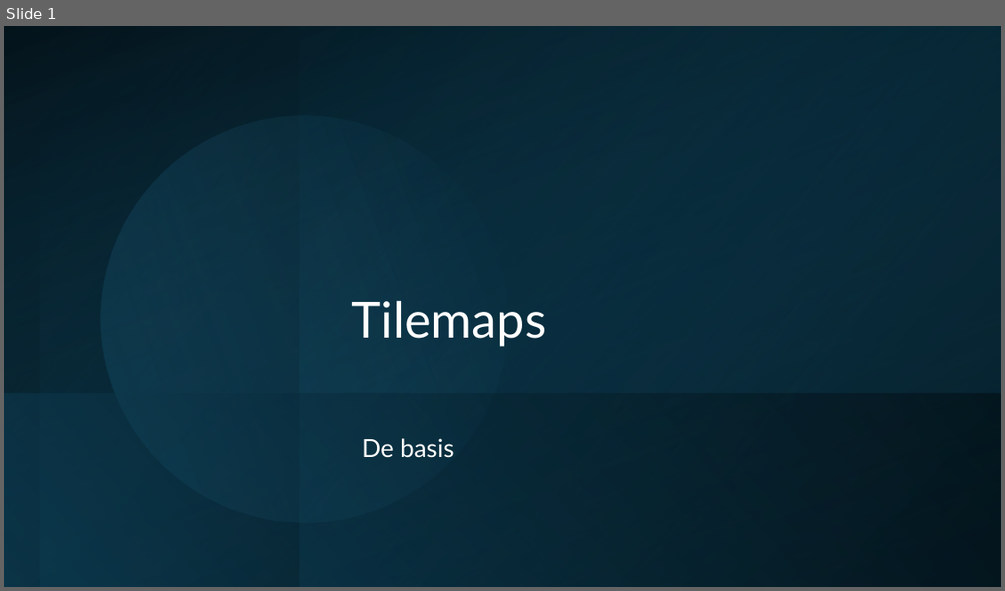
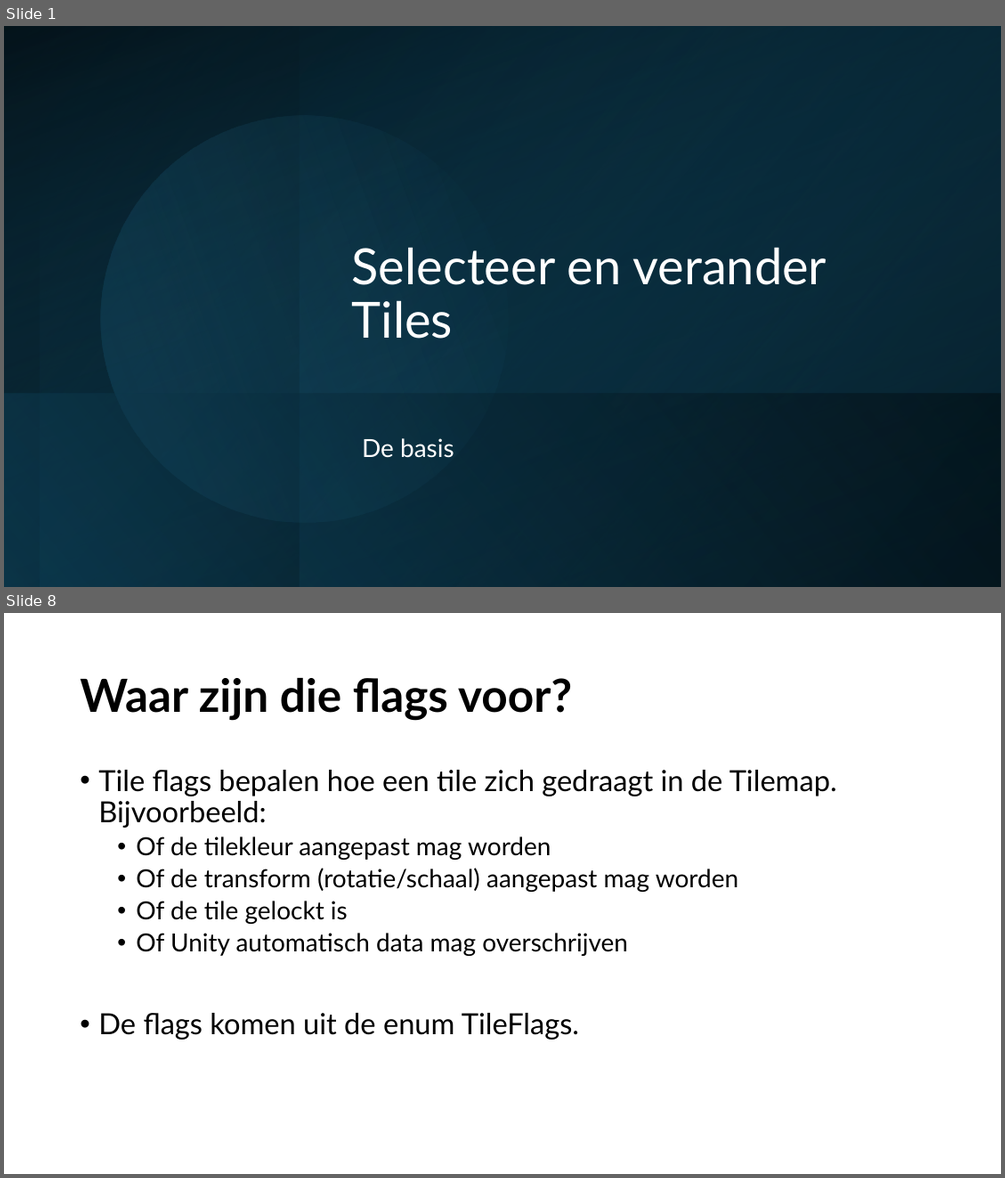
Before and after one commit to djsjollema/lessen-gamedevelopment, a slide deck: M4/GDV_2D_Gym/les2/gdv-2d-gym-les2.pptx. Shown one above the other, each under a label of ours: slide 1 before the commit, slides 1 and 8 after it; the slides between them are not shown. The pictures are 1005x591 and 1005x1178 pixels, drawn with LibreOffice and Linux fonts; fonts in the diff are those of the drawing. Boxes give left, top, right and bottom in pixels: in the first picture for what was removed or moved away, otherwise in the second. Text is boxed around its words. In the diff, an @@ line names an element or a change of style, - is before the commit and + after.

```diff
--- a/M4/GDV_2D_Gym/les2/gdv-2d-gym-les2.pptx
+++ b/M4/GDV_2D_Gym/les2/gdv-2d-gym-les2.pptx
@@ slide 8 added at [4, 613, 1001, 1174], background #FFFFFF @@
@@ title added at [80, 678, 572, 720], 44 pt, text #000000, bold @@
+Waar zijn die flags voor?
@@ text added at [98, 770, 837, 1039], 24 pt, text #000000 @@
+• Tile flags bepalen hoe een tile zich gedraagt in de Tilemap. Bijvoorbeeld:
+  • Of de tilekleur aangepast mag worden
+  • Of de transform (rotatie/schaal) aangepast mag worden
+  • Of de tile gelockt is
+  • Of Unity automatisch data mag overschrijven
+• De flags komen uit de enum TileFlags.
@@ slide 1 changed as well @@
@@ title at [352, 247, 826, 338]: text changed @@
-Tilemaps
+Selecteer en verander Tiles
```
Also in this commit, not shown: 8 other slides added, 3 slides removed, 5 other files.
